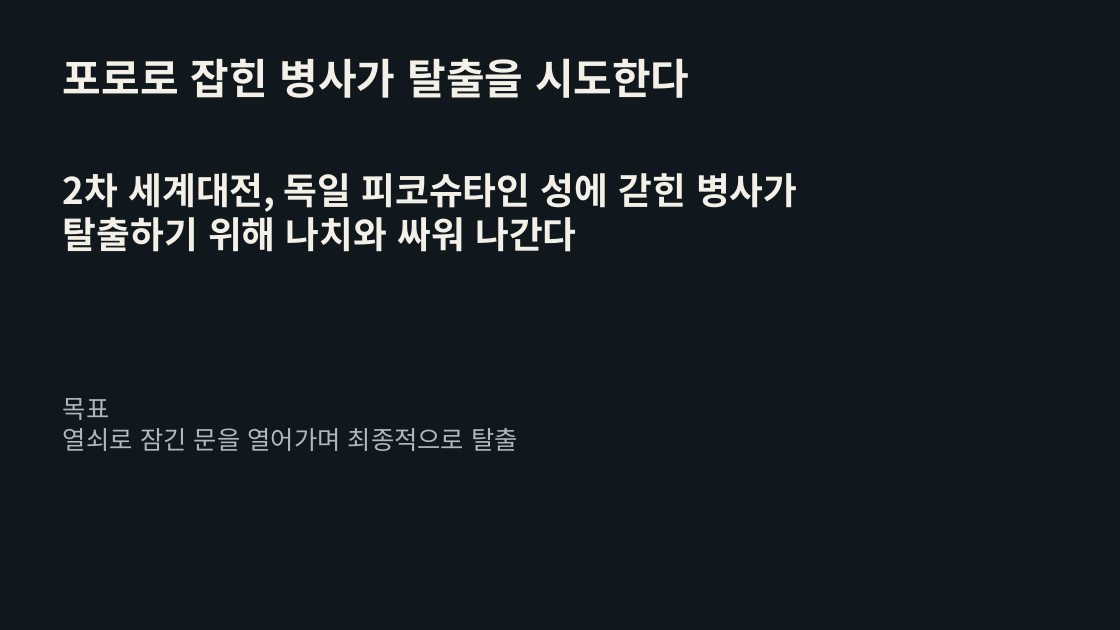
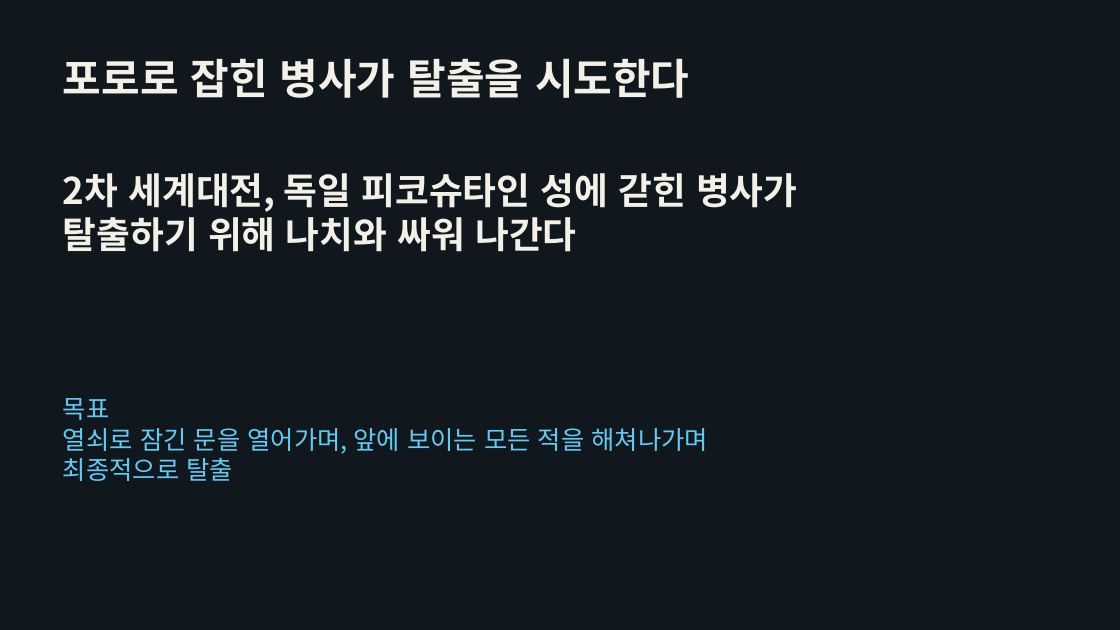
Before and after one commit to sonji3000-cloud/2DGP_Project, a slide deck: slide 2 of presentation/피코슈타인_1차발표.pptx. Drawn at 1120x630 pixels with LibreOffice and Linux fonts; fonts in the diff are those of the drawing. Boxes give left, top, right and bottom in pixels: in the first picture for what was removed or moved away, otherwise in the second. Text is boxed around its words. In the diff, an @@ line names an element or a change of style, - is before the commit and + after.

```diff
--- a/presentation/피코슈타인_1차발표.pptx
+++ b/presentation/피코슈타인_1차발표.pptx
@@ text at (63,398,110,420): text colour #ADB9BE to #61CBF4 in "목표" @@
@@ text at (63,428,709,481): text changed; text colour #ADB9BE to #61CBF4 @@
-열쇠로 잠긴 문을 열어가며 최종적으로 탈출
+열쇠로 잠긴 문을 열어가며, 앞에 보이는 모든 적을 해쳐나가며 최종적으로 탈출
```
Also in this commit, not shown: 4 other slides changed, 1 slide removed, 2 other files.
